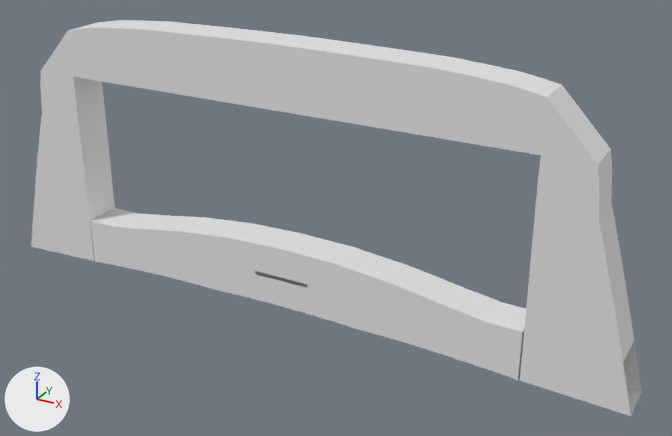
The Blender file aerial-lift-bridge.blend, before and after one commit.
The view is the same before and after, from a 50 mm lens placed at (107.7, -173.4, 114.1), pointed at (11.1, 2.3, 26.2). Every picture has the same lights, and +X, +Y and +Z are marked at lower left.

In view in the first picture: 'Span', 'Superstructure'.
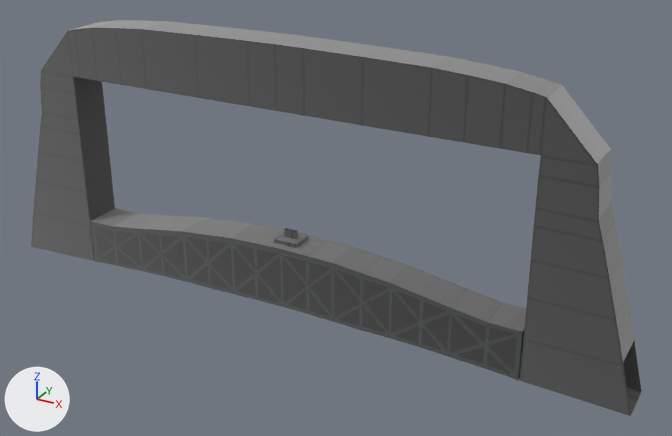
Patch to the scene script:
```diff
--- a/aerial-lift-bridge.blend.py
+++ b/aerial-lift-bridge.blend.py
@@ img_aerial_lift_bridge_png @@
+img_aerial_lift_bridge_png = load_image('aerial-lift-bridge.png', 'aerial-lift-bridge.png', 1024, 1024, 'sRGB')
@@ mat_bridge @@
+mat_bridge = principled_material('Bridge')
+mat_bridge.texture = img_aerial_lift_bridge_png
+mat_bridge.roughness = 1.0
+mat_bridge.specular_ior_level = 1.0
+mat_bridge.sheen_weight = 1.0
@@ me_cube @@
 # used by ob_span; location = (-0.1, 0.0, 9.3); scale = (-7.46, 5.0, 7.77)
-me_cube.from_pydata(...)  # 100 vertices, 94 faces; spans x -8.1..8.0, y -1.0..1.0, z -1.1..1.2
-me_cube.materials.append(mat_material)  # white #e7e7e7
+me_cube.from_pydata(...)  # 130 vertices, 120 faces; spans x -8.1..8.0, y -1.0..1.0, z -1.1..1.6
+# me_cube part 1: a new loose piece of 30 vertices spanning x -0.4..0.4, y -0.6..0.6, z 1.2..1.6, in mat_bridge (picture img_aerial_lift_bridge_png)
+# me_cube part 2
+# 22 faces are deleted
+# 8 vertices move from x 0.0, y -1.0..1.0, z 0.1..0.8 to x -1.0..1.0, y 0.0, z 0.1..0.8
+# 22 new faces join them
+# me_cube part 3: 72 kept faces spanning x -8.1..8.0, y -1.0..1.0, z -1.1..1.2 get new texture (UV) coordinates
+me_cube.materials.append(mat_bridge)  # picture img_aerial_lift_bridge_png
@@ me_cube_001 @@
 me_cube_001.from_pydata(...)  # 123 vertices, 118 faces; spans x -10.4..9.1, y -1.0..1.0, z -1.3..7.4
-me_cube_001.materials.append(mat_material)  # white #e7e7e7
+me_cube_001.materials.append(mat_bridge)  # picture img_aerial_lift_bridge_png
```

Pixel boxes (x1, y1, x2, y2) of what changed, in the pictures (672 x 436 px; the box of a moved part takes in the faces that stretch with it):
'Superstructure', recoloured
    both: (31, 20, 641, 416)
part 1 of me_cube, added
    after: (274, 228, 308, 248)
part 2 of me_cube, moved or reshaped (not visible afterwards)
    before: (256, 271, 307, 287)
part 3 of me_cube, surface changed
    both: (90, 208, 526, 381)
